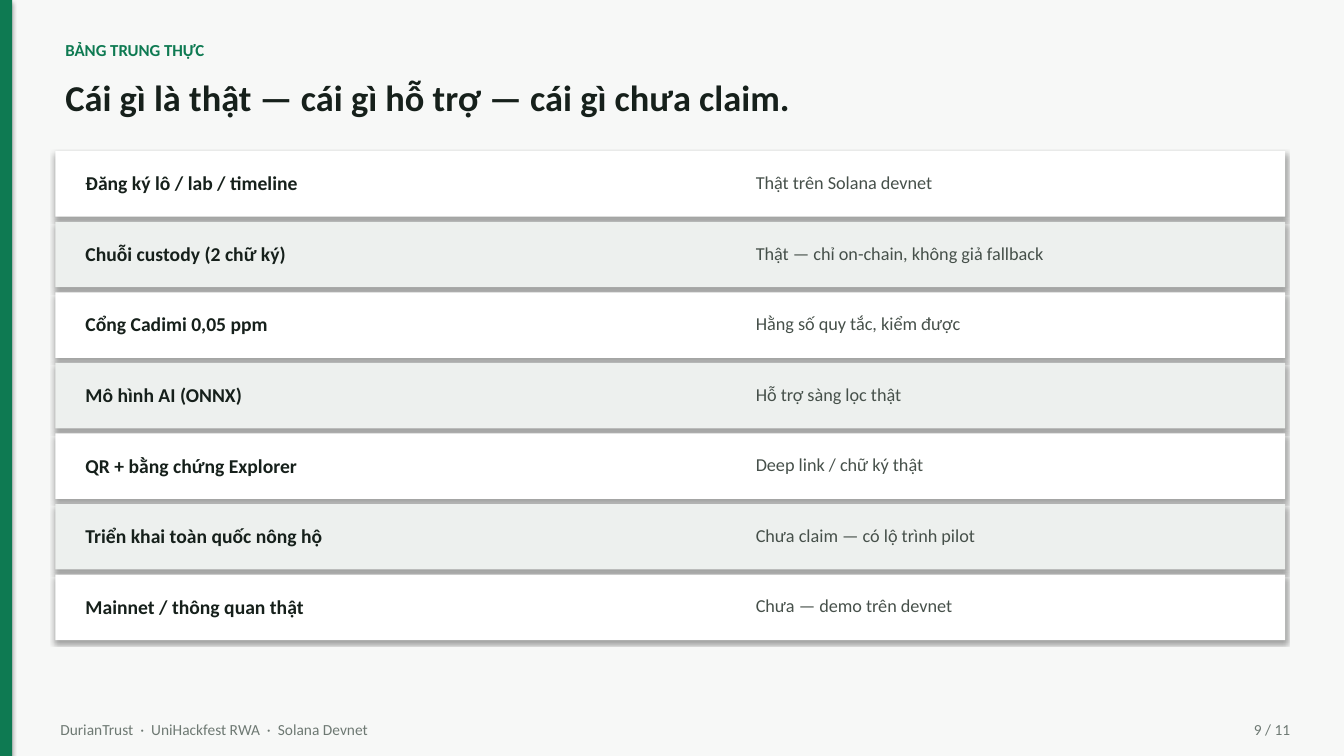
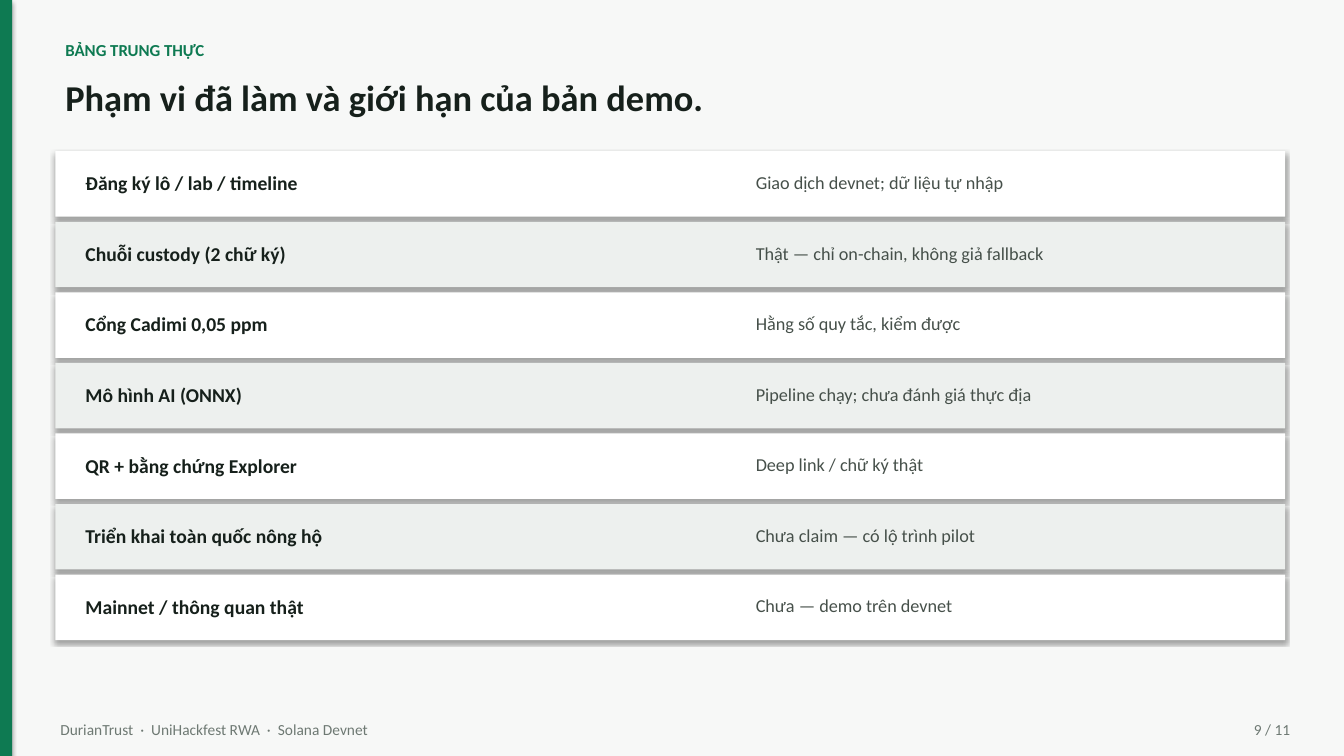
Before and after one commit to vinhelysia/DurainCheckerDemo, a slide deck: slide 9 of DurianTrust_Pitch_Deck.pptx. Drawn at 1344x756 pixels with LibreOffice and Linux fonts; fonts in the diff are those of the drawing. Boxes give left, top, right and bottom in pixels: in the first picture for what was removed or moved away, otherwise in the second. Text is boxed around its words. In the diff, an @@ line names an element or a change of style, - is before the commit and + after.

```diff
--- a/DurianTrust_Pitch_Deck.pptx
+++ b/DurianTrust_Pitch_Deck.pptx
@@ text at bbox=[65, 85, 703, 118]: text changed @@
-Cái gì là thật — cái gì hỗ trợ — cái gì chưa claim.
+Phạm vi đã làm và giới hạn của bản demo.
@@ text at bbox=[756, 176, 1003, 192]: text changed @@
-Thật trên Solana devnet
+Giao dịch devnet; dữ liệu tự nhập
@@ text at bbox=[756, 388, 1031, 404]: text changed @@
-Hỗ trợ sàng lọc thật
+Pipeline chạy; chưa đánh giá thực địa
```
Also in this commit, not shown: 6 other slides changed, 9 other files.
